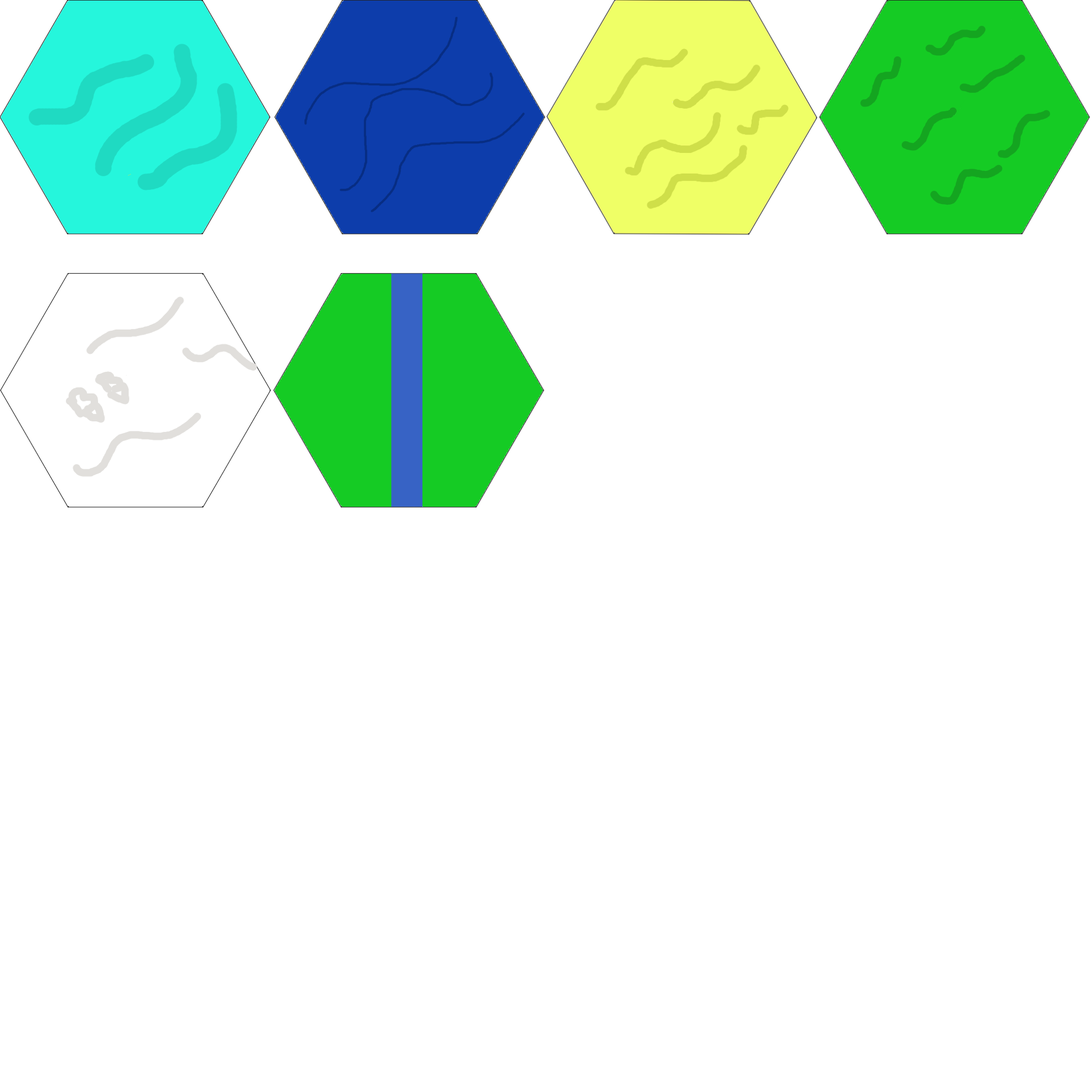
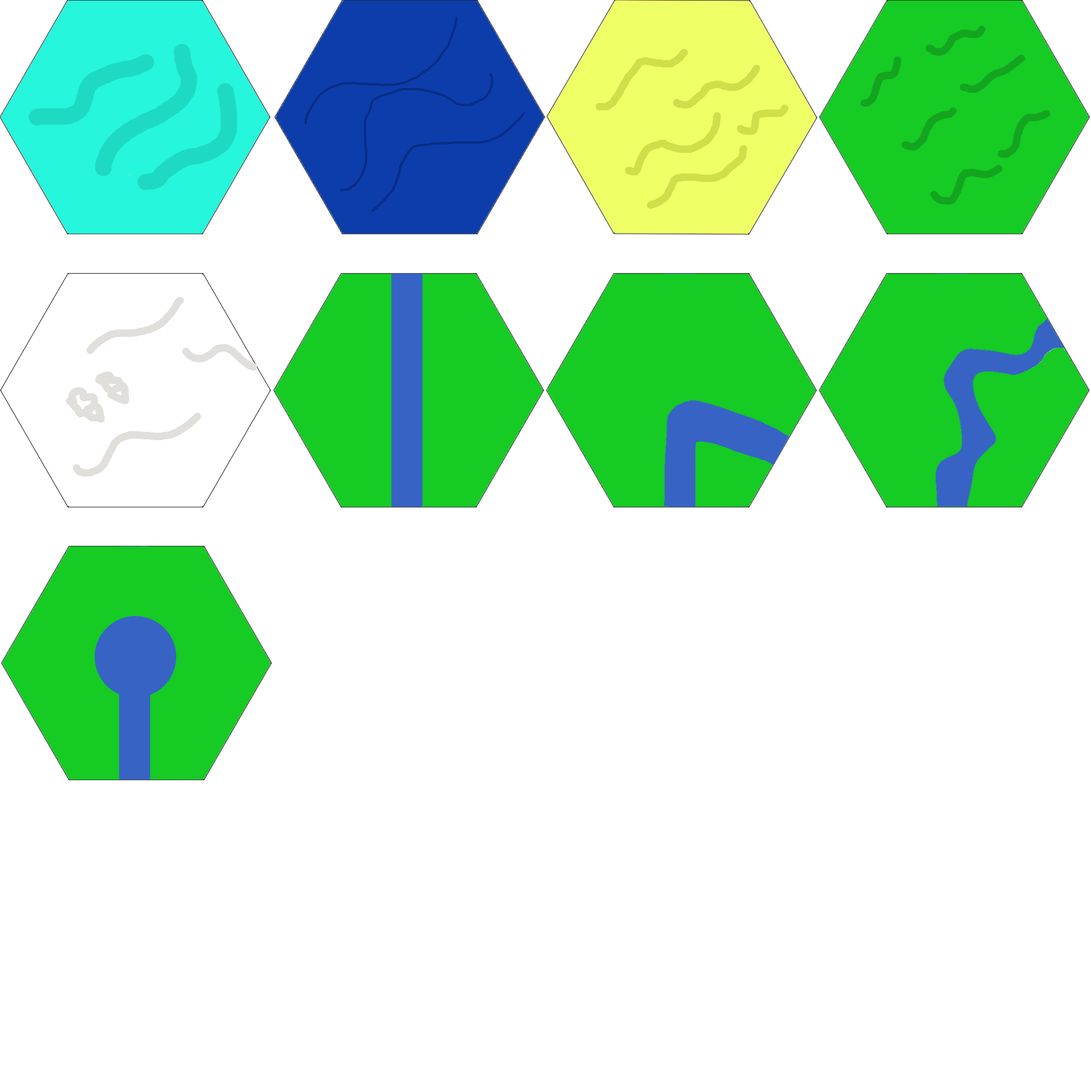
Layer changes from the first (1091, 1091) image to the second:
added layer "RiverStart" above "RiverBend120" over [1, 545, 273, 781]
added layer "RiverBend120" above "RiverBend60 Merged" over [592, 272, 1091, 508]
added layer "RiverBend60 Merged" above "River" over [546, 272, 853, 508]
